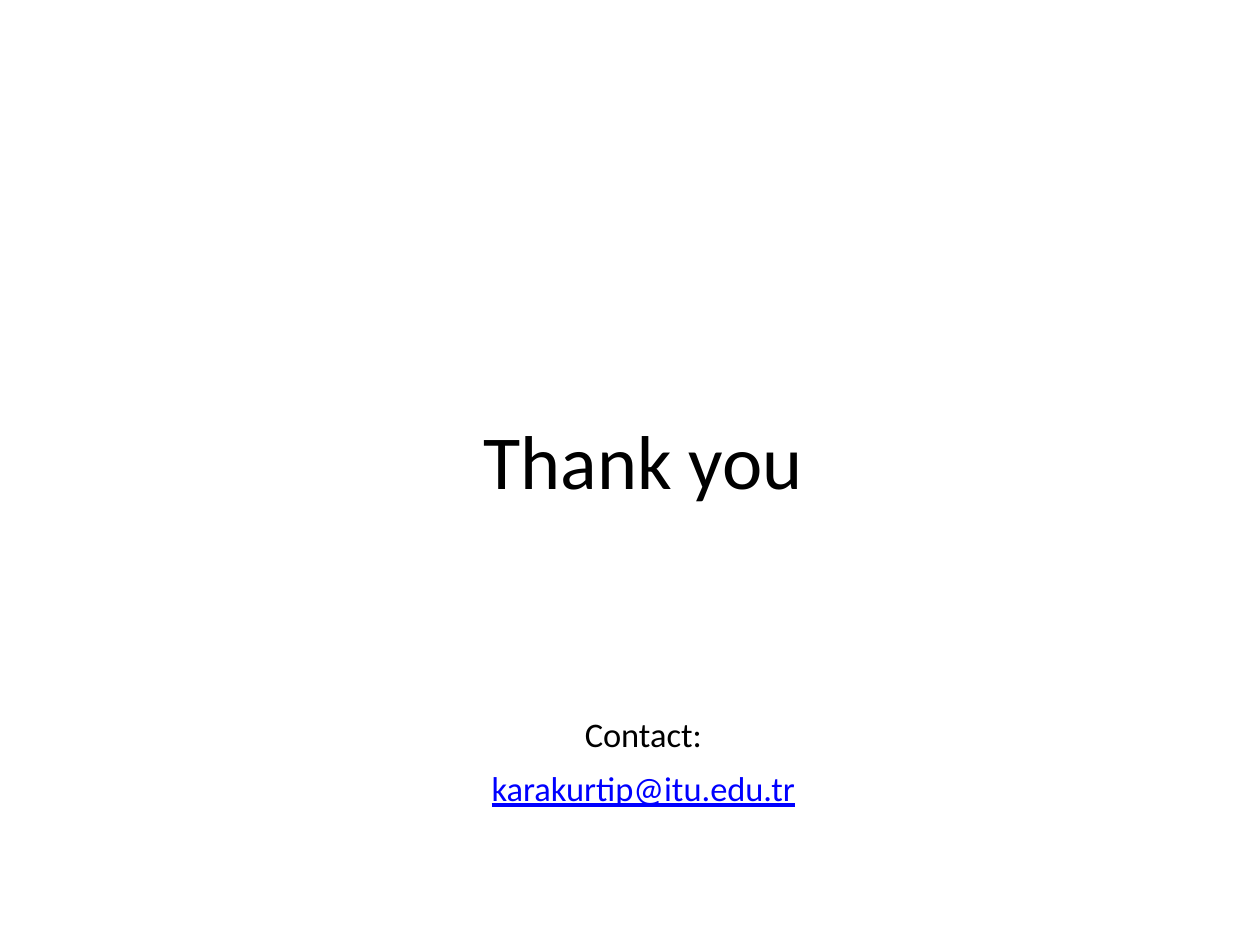
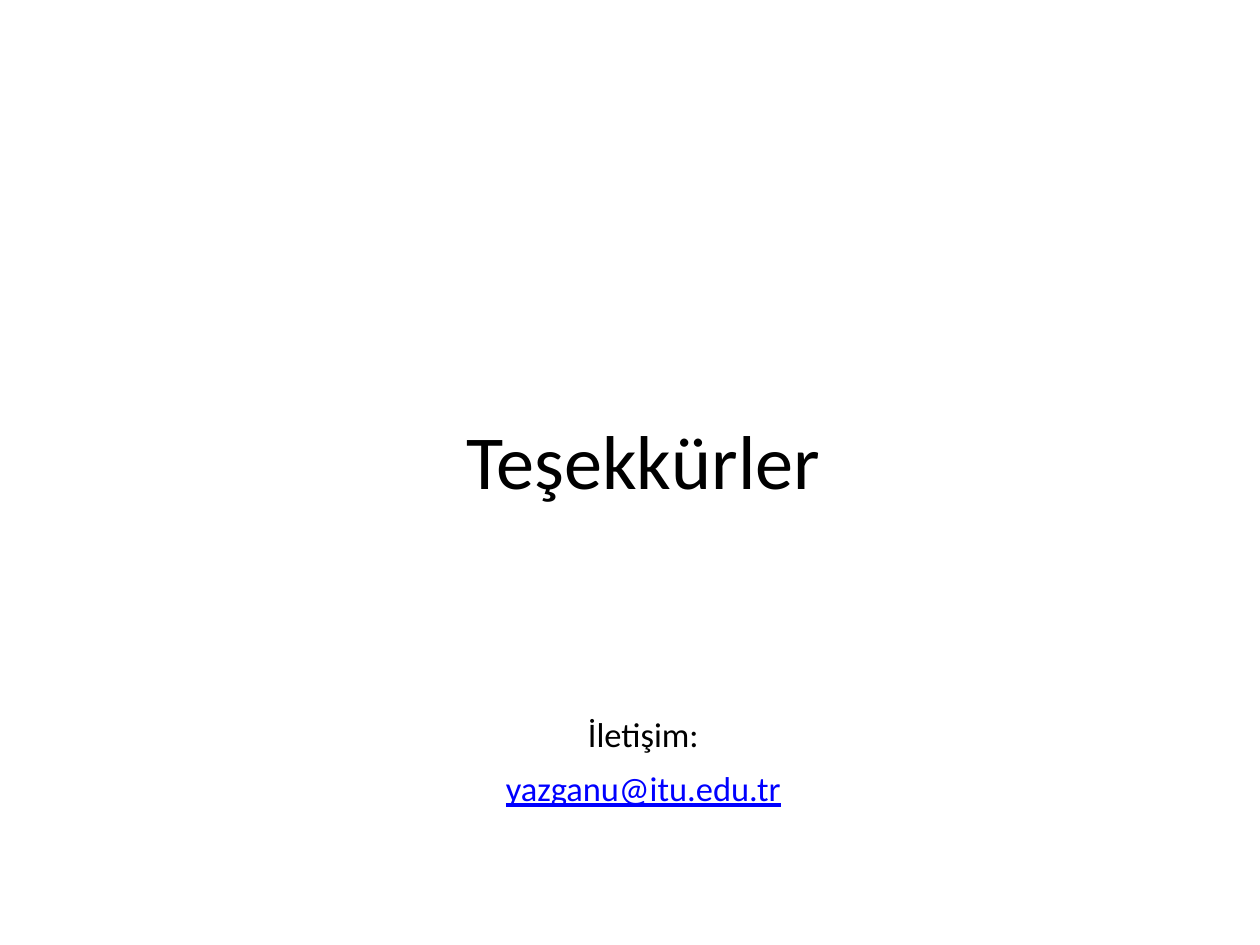
Before and after one commit to umutyazgan/unity-network-mocap, a slide deck: slide 15 of sunum.odp. Drawn at 1260x945 pixels with LibreOffice and Linux fonts; fonts in the diff are those of the drawing; background and template pictures are left out. Boxes give left, top, right and bottom in pixels: in the first picture for what was removed or moved away, otherwise in the second. Text is boxed around its words. In the diff, an @@ line names an element or a change of style, - is before the commit and + after.

```diff
--- a/sunum.odp
+++ b/sunum.odp
@@ text at (x1=466, y1=436, x2=820, y2=807): text changed; text colour #0000FF to #000000 @@
-Thank you
-Contact:
-karakurtip@itu.edu.tr
+Teşekkürler
+İletişim:
+yazganu@itu.edu.tr
```
Also in this commit, not shown: 4 other slides changed, 5 slides added, 5 slides removed.
